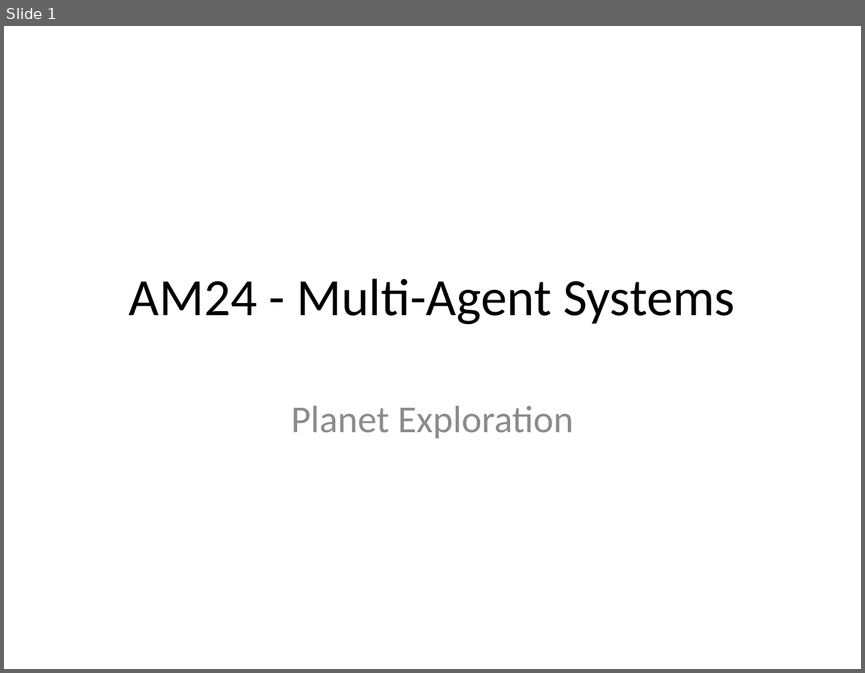
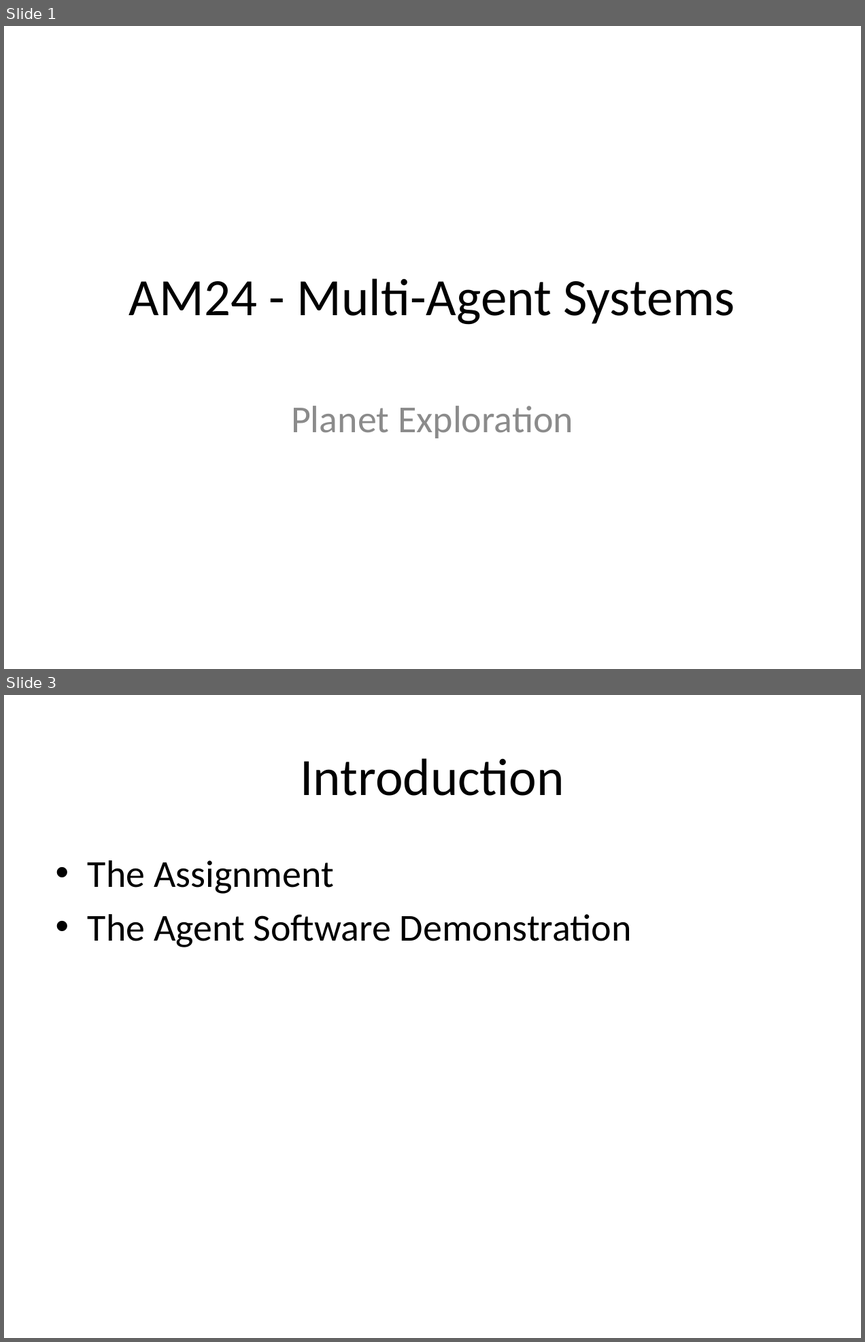
Before and after one commit to isurup/kalle-martin-group, a slide deck: AM24/report and docs/AM24 - presentation.pptx. Shown one above the other, each under a label of ours: slide 1 before the commit, slides 1 and 3 after it; the slides between them are not shown. The pictures are 865x673 and 865x1342 pixels, drawn with LibreOffice and Linux fonts; fonts in the diff are those of the drawing. Boxes give left, top, right and bottom in pixels: in the first picture for what was removed or moved away, otherwise in the second. Text is boxed around its words. In the diff, an @@ line names an element or a change of style, - is before the commit and + after.

```diff
--- a/AM24/report and docs/AM24 - presentation.pptx
+++ b/AM24/report and docs/AM24 - presentation.pptx
@@ slide 3 added at (4,695,861,1338), background #FFFFFF @@
@@ title added at (300,758,564,796), 44 pt, text #000000 @@
+Introduction
@@ text added at (88,860,632,947), 32 pt, text #000000 @@
+• The Assignment
+• The Agent Software Demonstration
```
Also in this commit, not shown: 9 other slides added, 1 slide removed.
